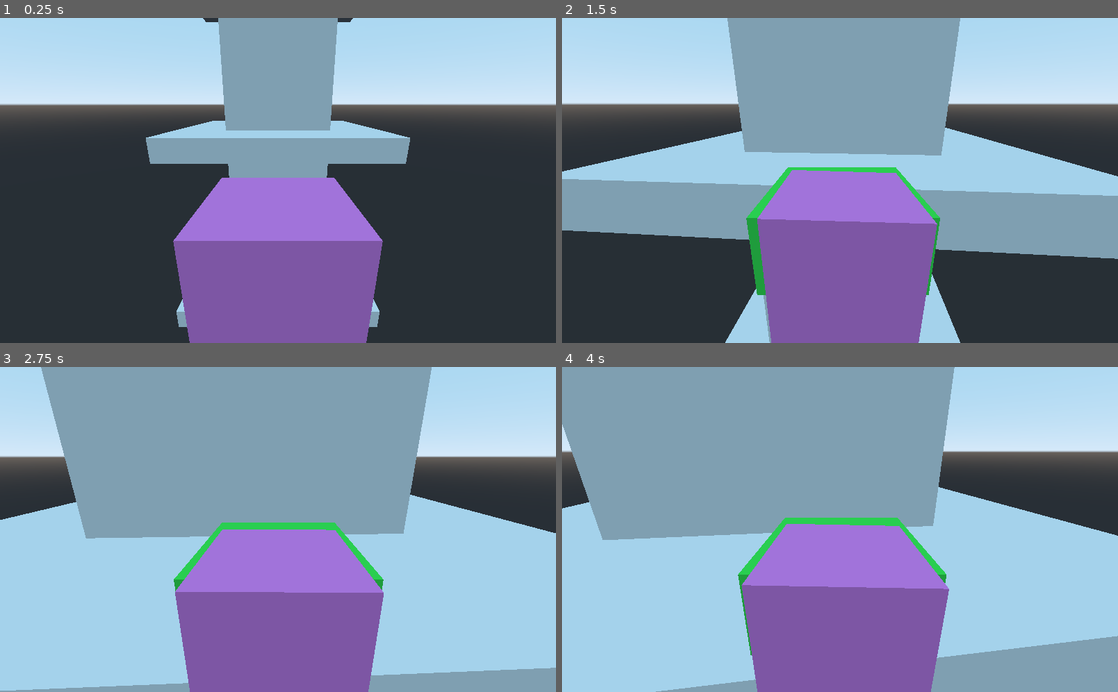
Above: before the commit, frames 1-4 (two rows, left to right).
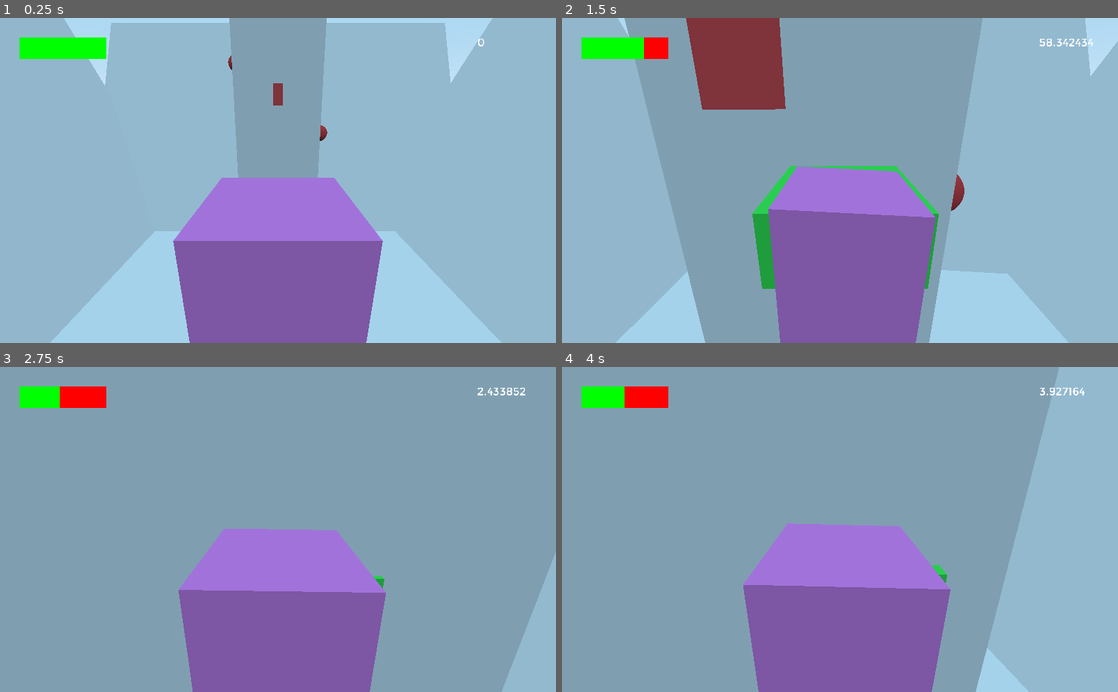
Above: after the commit, the same moments.

Repository: crysopraise/hermeticyst
Game: Godot game, scene res://scenes/levels/testworld.tscn
The game is run twice, just before and just after one commit, with the same random seed, the same clock (stepped at 60 frames per second) and the same inputs.
Inputs (mouse positions are in pixels of both pictures, inside the frame that each line leads up to):
- Up to frame 1 (0.25 s): no input
- Up to frame 2 (1.5 s): tap Enter at 0.5 s; move the mouse to (867, 180) at 0.52 s; hold Right mouse button (boost, bound only after the commit) 0.53-1.28 s; hold W (forward) from 0.53 s (still down); move the mouse to (812, 180) at 1.27 s; click (812, 180) at 1.35 s
- Up to frame 3 (2.75 s): keep holding W (forward); right-click (250, 529) at 1.55 s; move the mouse to (289, 523) at 2.02 s; hold Right mouse button (boost, bound only after the commit) from 2.03 s (still down)
- Up to frame 4 (4 s): keep holding W (forward); move the mouse to (834, 536) at 2.77 s; release Right mouse button (boost, bound only after the commit) at 2.78 s; right-click (834, 536) at 2.85 s; move the mouse to (878, 532) at 3.52 s; press the mouse at (878, 532) at 3.53 s; right-click (878, 532) at 3.8 s

The runs differ from the first frame. In frame 1, 74% of the frame differs, in the area x 0-100%, y 0-100%; in frame 2, 68%; in frame 3, 50%; in frame 4, 50%.

Commit message:
Added boosting and cysts

Diff:
--- a/project.godot
+++ b/project.godot
@@ -56,6 +56,11 @@
 "events": [ Object(InputEventMouseButton,"resource_local_to_scene":false,"resource_name":"","device":0,"alt":false,"shi …(212 unchanged characters)…
  ]
 }
+boost={
+"deadzone": 0.5,
+"events": [ Object(InputEventMouseButton,"resource_local_to_scene":false,"resource_name":"","device":0,"alt":false,"shift":false,"control":false,"meta":false,"command":false,"button_mask":0,"position":Vector2( 0, 0 ),"global_position":Vector2( 0, 0 ),"factor":1.0,"button_index":2,"pressed":false,"doubleclick":false,"script":null)
+ ]
+}
 
 [layer_names]
 
--- /dev/null
+++ b/scenes/enemies/cyst.tscn
@@ -0,0 +1,25 @@
+[gd_scene load_steps=5 format=2]
+
+[ext_resource path="res://scripts/enemies/cyst.gd" type="Script" id=1]
+
+[sub_resource type="SphereShape" id=1]
+
+[sub_resource type="SpatialMaterial" id=3]
+albedo_color = Color( 0.921569, 0.258824, 0.258824, 1 )
+
+[sub_resource type="SphereMesh" id=2]
+material = SubResource( 3 )
+
+[node name="Cyst" type="StaticBody" groups=[
+"cysts",
+]]
+transform = Transform( 2, 0, 0, 0, 2, 0, 0, 0, 2, 0, 0, 0 )
+collision_layer = 4
+script = ExtResource( 1 )
+
+[node name="CollisionShape" type="CollisionShape" parent="."]
+shape = SubResource( 1 )
+
+[node name="MeshInstance" type="MeshInstance" parent="."]
+mesh = SubResource( 2 )
+material/0 = null
--- a/scenes/levels/testworld.tscn
+++ b/scenes/levels/testworld.tscn
@@ -1,7 +1,8 @@
-[gd_scene load_steps=5 format=2]
+[gd_scene load_steps=6 format=2]
 
 [ext_resource path="res://scenes/player/player.tscn" type="PackedScene" id=1]
-[ext_resource path="res://scenes/enemies/Enemy.tscn" type="PackedScene" id=2]
+[ext_resource path="res://scenes/enemies/enemy.tscn" type="PackedScene" id=2]
+[ext_resource path="res://scenes/enemies/cyst.tscn" type="PackedScene" id=3]
 
 [sub_resource type="CubeMesh" id=1]
 
@@ -11,13 +12,13 @@
 transform = Transform( 1, 0, 0, 0, 1, 0, 0, 0, 1, 0, 2.82887, 0 )
 
 [node name="Player" parent="." instance=ExtResource( 1 )]
-transform = Transform( 1, 0, 0, 0, 2, 0, 0, 0, 1, 0, 0, 52.41 )
+transform = Transform( 1, 0, 0, 0, 2, 0, 0, 0, 1, 0, 25.9313, 62.8076 )
 
 [node name="Enemy" parent="." instance=ExtResource( 2 )]
-transform = Transform( 1, 0, 0, 0, 2, 0, 0, 0, 1, 0, 31.1709, 16.5347 )
+transform = Transform( 1, 0, 0, 0, 2, 0, 0, 0, 1, 0, 30.9951, 16.5347 )
 
 [node name="StaticBody" type="StaticBody" parent="."]
-transform = Transform( 10, 0, 0, 0, 100, 0, 0, 0, 10, 0, 0, 0 )
+transform = Transform( 10, 0, 0, 0, 70, 0, 0, 0, 10, 0, 0, 0 )
 __meta__ = {
 "_edit_group_": true
 }
@@ -30,7 +31,7 @@
 shape = SubResource( 2 )
 
 [node name="StaticBody2" type="StaticBody" parent="."]
-transform = Transform( 20, 0, 0, 0, 2, 0, 0, 0, 20, 0, 27.0476, 0 )
+transform = Transform( 100, 0, 0, 0, 2, 0, 0, 0, 100, 0, -69.7591, 0 )
 __meta__ = {
 "_edit_group_": true
 }
@@ -43,7 +44,7 @@
 shape = SubResource( 2 )
 
 [node name="StaticBody3" type="StaticBody" parent="."]
-transform = Transform( 20, 0, 0, 0, 2, 0, 0, 0, 20, 0, 56.9118, 0 )
+transform = Transform( 150, 0, 0, 0, 0.740564, 92.8966, 0, -1.85784, 37.03, 0, 7.47506, 127.396 )
 __meta__ = {
 "_edit_group_": true
 }
@@ -56,7 +57,7 @@
 shape = SubResource( 2 )
 
 [node name="StaticBody4" type="StaticBody" parent="."]
-transform = Transform( 20, 0, 0, 0, 2, 0, 0, 0, 20, 0, -3.55721, 0 )
+transform = Transform( 150, 0, 0, 0, -0.849979, 90.5198, 0, -1.8104, -42.4989, 0, 7.47506, -136.104 )
 __meta__ = {
 "_edit_group_": true
 }
@@ -69,7 +70,7 @@
 shape = SubResource( 2 )
 
 [node name="StaticBody5" type="StaticBody" parent="."]
-transform = Transform( 20, 0, 0, 0, 2, 0, 0, 0, 20, 0, -37.4779, 0 )
+transform = Transform( 2.61261, 1.81012, 42.4925, -5.57307e-06, -0.849979, 90.5198, 149.977, -0.0315324, -0.740218, 132.968, 6.73713, 2.63107 )
 __meta__ = {
 "_edit_group_": true
 }
@@ -80,3 +81,28 @@
 
 [node name="CollisionShape" type="CollisionShape" parent="StaticBody5"]
 shape = SubResource( 2 )
+
+[node name="StaticBody6" type="StaticBody" parent="."]
+transform = Transform( 1.73938, 1.83934, -39.2525, 1.94942, 0.784758, 91.9712, 149.977, -0.0315324, -0.740217, -131.531, 7.47506, 2.63107 )
+__meta__ = {
+"_edit_group_": true
+}
+
+[node name="MeshInstance" type="MeshInstance" parent="StaticBody6"]
+mesh = SubResource( 1 )
+material/0 = null
+
+[node name="CollisionShape" type="CollisionShape" parent="StaticBody6"]
+shape = SubResource( 2 )
+
+[node name="Cyst" parent="." instance=ExtResource( 3 )]
+transform = Transform( 2, 0, 0, 0, 2, 0, 0, 0, 2, 10.5348, 22.1835, 5.4629 )
+
+[node name="Cyst2" parent="." instance=ExtResource( 3 )]
+transform = Transform( 2, 0, 0, 0, 2, 0, 0, 0, 2, 10.5348, 45.5955, -5.84576 )
+
+[node name="Cyst3" parent="." instance=ExtResource( 3 )]
+transform = Transform( 2, 0, 0, 0, 2, 0, 0, 0, 2, 0.529737, 60.1281, 10.6379 )
+
+[node name="Cyst4" parent="." instance=ExtResource( 3 )]
+transform = Transform( 2, 0, 0, 0, 2, 0, 0, 0, 2, -10.316, 38.9511, 1.79089 )
--- a/scenes/player/player.tscn
+++ b/scenes/player/player.tscn
@@ -1,6 +1,7 @@
-[gd_scene load_steps=5 format=2]
+[gd_scene load_steps=7 format=2]
 
 [ext_resource path="res://scripts/player/player.gd" type="Script" id=1]
+[ext_resource path="res://assets/fonts/Montreal-Regular.ttf" type="DynamicFontData" id=2]
 
 [sub_resource type="SpatialMaterial" id=1]
 albedo_color = Color( 0.984314, 0.54902, 0.92549, 1 )
@@ -9,6 +10,10 @@
 material = SubResource( 1 )
 
 [sub_resource type="BoxShape" id=3]
+
+[sub_resource type="DynamicFont" id=4]
+size = 20
+font_data = ExtResource( 2 )
 
 [node name="Player" type="KinematicBody"]
 transform = Transform( 1, 0, 0, 0, 2, 0, 0, 0, 1, 0, 0, 0 )
@@ -28,3 +33,40 @@
 
 [node name="AttackTimer" type="Timer" parent="."]
 one_shot = true
+
+[node name="HealthBar" type="Control" parent="."]
+margin_right = 40.0
+margin_bottom = 40.0
+__meta__ = {
+"_edit_use_anchors_": false
+}
+
+[node name="Total" type="ColorRect" parent="HealthBar"]
+margin_left = 36.0
+margin_top = 36.0
+margin_right = 356.0
+margin_bottom = 76.0
+color = Color( 1, 0, 0, 1 )
+__meta__ = {
+"_edit_use_anchors_": false
+}
+
+[node name="Remaining" type="ColorRect" parent="HealthBar"]
+margin_left = 36.0
+margin_top = 36.0
+margin_right = 356.0
+margin_bottom = 76.0
+color = Color( 0, 1, 0, 1 )
+__meta__ = {
+"_edit_use_anchors_": false
+}
+
+[node name="VelocityDebug" type="Label" parent="."]
+margin_left = 879.0
+margin_top = 32.0
+margin_right = 957.0
+margin_bottom = 73.0
+custom_fonts/font = SubResource( 4 )
+__meta__ = {
+"_edit_use_anchors_": false
+}
--- /dev/null
+++ b/scripts/enemies/cyst.gd
@@ -0,0 +1,3 @@
+extends StaticBody
+
+export var blood_value = 1
--- a/scripts/player/player.gd
+++ b/scripts/player/player.gd
@@ -10,12 +10,32 @@
 export var CAMERA_LAG = 0.01
 export var CAMERA_LAG_RATIOS = Vector3(1.5, 0.5, 1)
 
+# Blood constants
+export var BASE_BLOOD_TOTAL = 50
+export var BASE_BLOOD_REGEN = 5 # per second
+export var BOOST_BLOOD_COST = 20 # per second
+export var BASE_BOOST_SPEED_MODIFIER = 1.5
+#export var BASE_BOOST_MAX_VEL_MODIFIER = 1.5
+
+# Blood value constants
+export var TOTAL_RATIO = 10
+export var REGEN_RATIO = 1
+export var SPEED_RATIO = 0.2
+
 onready var player_attack_scn = preload("res://scenes/player/player_attack.tscn")
 
 onready var camera = get_node('Camera')
 onready var mesh = $Mesh
+onready var blood_remaining_bar = $HealthBar/Remaining
+onready var blood_total_bar = $HealthBar/Total
 
 var velocity = Vector3.ZERO
+var blood = BASE_BLOOD_TOTAL
+var blood_total_modifier = 0
+var blood_regen_modifier = 0
+var blood_speed_modifier = 1
+var boost_speed_modifier = BASE_BOOST_SPEED_MODIFIER
+#var boost_vel_modifier = BASE_BOOST_MAX_VEL_MODIFIER
 var camera_offset
 var player_attack
 
@@ -24,6 +44,7 @@
 	camera_offset = camera.translation
 	$AttackTimer.wait_time = 1.5
 	$AttackTimer.connect("timeout", self, "_on_attack_timeout")
+	blood_total_bar.rect_scale.x = BASE_BLOOD_TOTAL / 100.0
 
 func _input(event):
 	if event is InputEventMouseMotion:
@@ -37,6 +58,7 @@
 
 func _physics_process(delta):
 	var input_velocity = Vector3.ZERO
+	var is_boosting = false
 
 	if Input.is_action_pressed('left'):
 		input_velocity.x -= 1
@@ -57,14 +79,26 @@
 		add_child(player_attack)
 		player_attack.translation.z -= 3
 		$AttackTimer.start()
+	if Input.is_action_pressed('boost') and blood > 0:
+		is_boosting = true
+		blood -= BOOST_BLOOD_COST * delta
+	else:
+		var regen = (BASE_BLOOD_REGEN + blood_regen_modifier) * delta
+		blood = min(blood + regen, BASE_BLOOD_TOTAL + blood_total_modifier)
+		#print(regen)
+
+	var max_velocity = MAX_VELOCITY * boost_speed_modifier \
+			if is_boosting else MAX_VELOCITY * blood_speed_modifier
 
 	input_velocity = input_velocity \
 		.normalized() \
 		.rotated(Vector3.UP, rotation.y) \
-		* MAX_VELOCITY
+		* max_velocity
 
 	if input_velocity.length() > 0:
-		velocity = velocity.linear_interpolate(input_velocity, ACCELERATION)
+		var accelaration = ACCELERATION * boost_speed_modifier \
+				if is_boosting else ACCELERATION * blood_speed_modifier
+		velocity = velocity.linear_interpolate(input_velocity, accelaration)
 	else:
 		velocity = velocity.linear_interpolate(Vector3.ZERO, DRAG)
 
@@ -79,6 +113,11 @@
 	var camera_lag = rotated_velocity * CAMERA_LAG * CAMERA_LAG_RATIOS
 	camera.translation = camera_offset - camera_lag
 
+	blood_remaining_bar.rect_scale.x = blood / 100
+
+	# Debug output
+	$VelocityDebug.text = str(velocity.length())
+
 	#camera.translation = translation + camera_offset
 	#camera.rotation.y = rotation.y
 
@@ -89,7 +128,18 @@
 	player_attack = null
 
 func _on_entity_hit(body):
-	print('entity hit')
 	if body.is_in_group("enemies"):
 		print("enemy hit")
 		body.damage(velocity)
+	if body.is_in_group("cysts"):
+		_increase_blood(body.blood_value)
+		body.queue_free()
+
+func _increase_blood(blood_value):
+	blood_total_modifier += blood_value * TOTAL_RATIO
+	blood_regen_modifier += blood_value * REGEN_RATIO
+	boost_speed_modifier += blood_value * SPEED_RATIO
+
+	var blood_total = BASE_BLOOD_TOTAL + blood_total_modifier
+	blood = blood_total
+	blood_total_bar.rect_scale.x = blood_total / 100.0
Binary file added: assets/fonts/Montreal-Regular.ttf
Renamed: scenes/enemies/Enemy.tscn -> scenes/enemies/enemy.tscn
Not shown, added: scripts/enemies/.cyst.gd.swp
Not shown, removed: scripts/enemies/.enemy.gd.swp
Not shown, added: scripts/player/.player.gd.swo
Not shown, changed: scripts/player/.player.gd.swp
